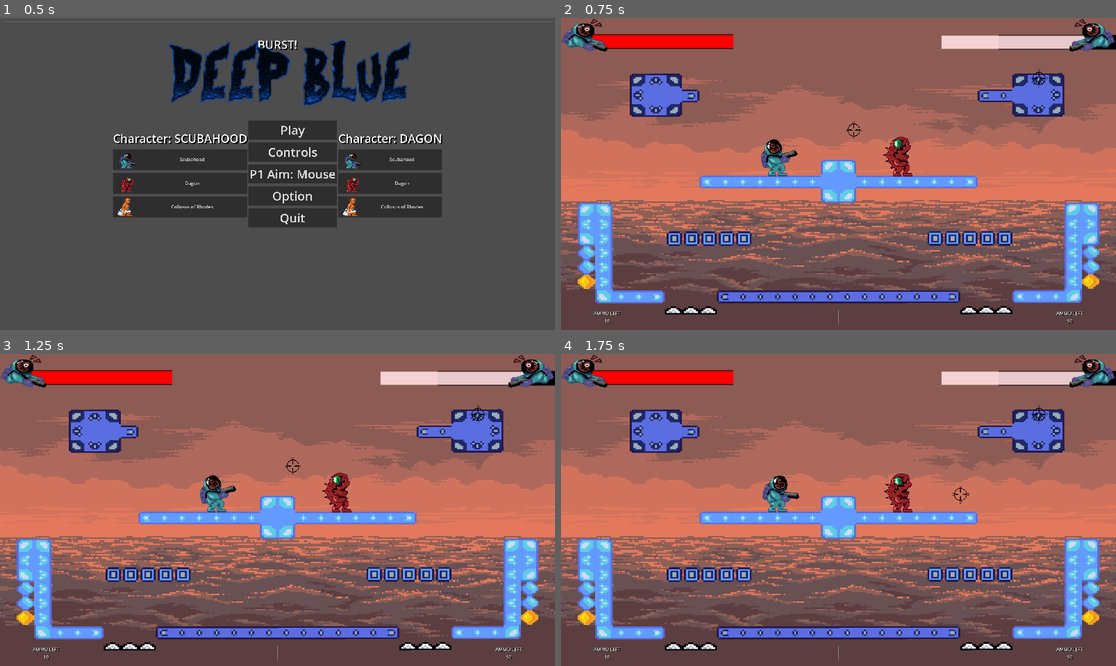
Above: before the commit, frames 1-4 (two rows, left to right).
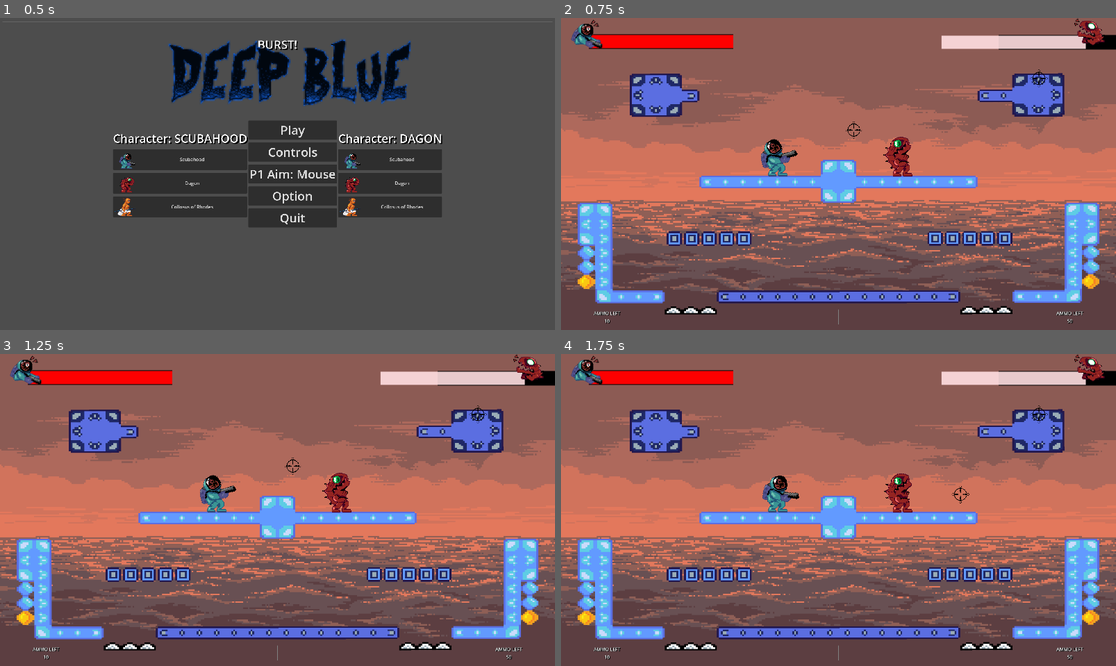
Above: after the commit, the same moments.

Repository: Mana-cott/GJJ-2025
Game: Godot game, scene res://scenes/menu.tscn
The game is run twice, just before and just after one commit, with the same random seed, the same clock (stepped at 60 frames per second) and the same inputs.
Inputs (mouse positions are in pixels of both pictures, inside the frame that each line leads up to):
- Up to frame 1 (0.5 s): no input
- Up to frame 2 (0.75 s): click "Play" at 0.5 s
- Up to frame 3 (1.25 s): no input
- Up to frame 4 (1.75 s): tap Enter at 1.25 s; move the mouse to (960, 494) at 1.27 s; hold Down (look_down1) from 1.28 s (still down)

Frame 1 is identical in both runs. In frame 2, 0.9% of the frame differs, in the area x 0-100%, y 0-11%; in frame 3, 0.9%; in frame 4, 0.9%.

Commit message:
Add battle images to hud

Diff:
--- a/globalgamejambubbles/scenes/hud.tscn
+++ b/globalgamejambubbles/scenes/hud.tscn
@@ -1,7 +1,6 @@
-[gd_scene load_steps=4 format=3 uid="uid://cry5y32md5mej"]
+[gd_scene load_steps=3 format=3 uid="uid://cry5y32md5mej"]
 
 [ext_resource type="Script" path="res://scripts/hud.gd" id="1_mnmga"]
-[ext_resource type="Texture2D" uid="uid://fivsn240eesv" path="res://assets/sprites/head.png" id="2_152j0"]
 
 [sub_resource type="FontVariation" id="FontVariation_xjxuq"]
 
@@ -109,7 +108,6 @@
 offset_right = 1112.0
 offset_bottom = 608.0
 scale = Vector2(0.146462, 0.195417)
-texture = ExtResource("2_152j0")
 
 [node name="HP2" type="Control" parent="."]
 visible = false
@@ -151,5 +149,4 @@
 offset_right = 988.0
 offset_bottom = 608.0
 scale = Vector2(0.146462, 0.195417)
-texture = ExtResource("2_152j0")
 flip_h = true
--- a/globalgamejambubbles/scripts/hud.gd
+++ b/globalgamejambubbles/scripts/hud.gd
@@ -12,6 +12,8 @@
 @onready var health_bar2 = $HP2/HP
 @onready var black_bar1 = $HP1/black_bar
 @onready var black_bar2 = $HP2/black_bar
+@onready var texture_rect1 = $HP1/TextureRect
+@onready var texture_rect2 = $HP2/TextureRect2
 
 var max_health_bar_1
 var max_health_bar_2
@@ -29,7 +31,21 @@
 
 # Called when the node enters the scene tree for the first time.
 func _ready() -> void:
-	pass
+	# P1 image
+	match Global.character_p1:
+		"scubahood":
+			texture_rect1.texture = preload("res://assets/sprites/scubahood_battle_image.png")
+		"dagon":
+			texture_rect1.texture = preload("res://assets/sprites/dagon_battle_image.png")
+		"collosus":
+			texture_rect1.texture = preload("res://assets/sprites/collosus_battle_image.png")
+	match Global.character_p2:
+		"scubahood":
+			texture_rect2.texture = preload("res://assets/sprites/scubahood_battle_image.png")
+		"dagon":
+			texture_rect2.texture = preload("res://assets/sprites/dagon_battle_image.png")
+		"collosus":
+			texture_rect2.texture = preload("res://assets/sprites/collosus_battle_image.png")
 
 # Called every frame. 'delta' is the elapsed time since the previous frame.
 func _process(delta: float) -> void:
Binary file added: globalgamejambubbles/assets/sprites/collosus_battle_image.png
Not shown, added: globalgamejambubbles/assets/sprites/collosus_battle_image.png.import
Binary file added: globalgamejambubbles/assets/sprites/dagon_battle_image.png
Not shown, added: globalgamejambubbles/assets/sprites/dagon_battle_image.png.import
Binary file added: globalgamejambubbles/assets/sprites/scubahood_battle_image.png
Not shown, added: globalgamejambubbles/assets/sprites/scubahood_battle_image.png.import
